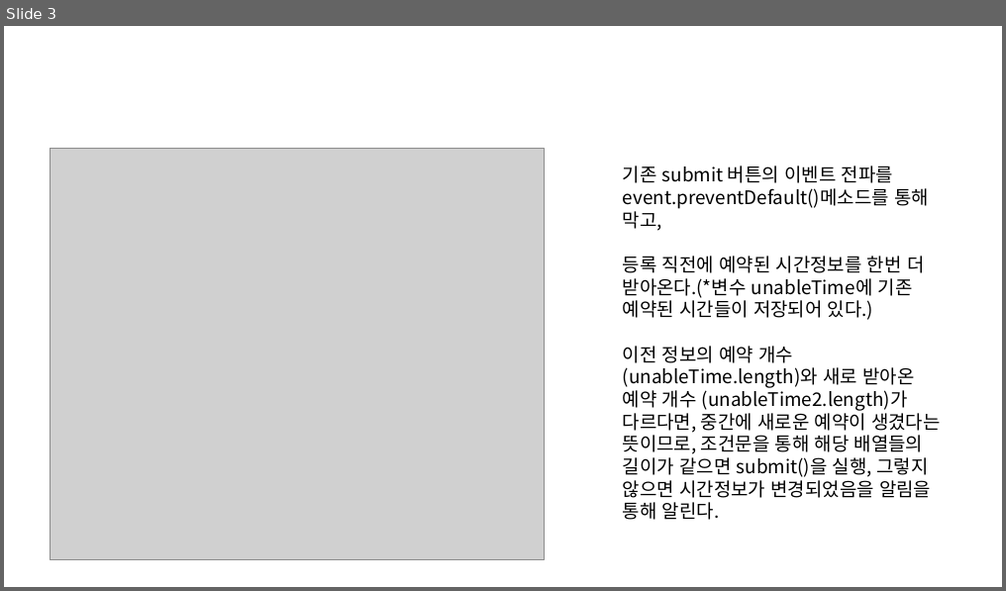
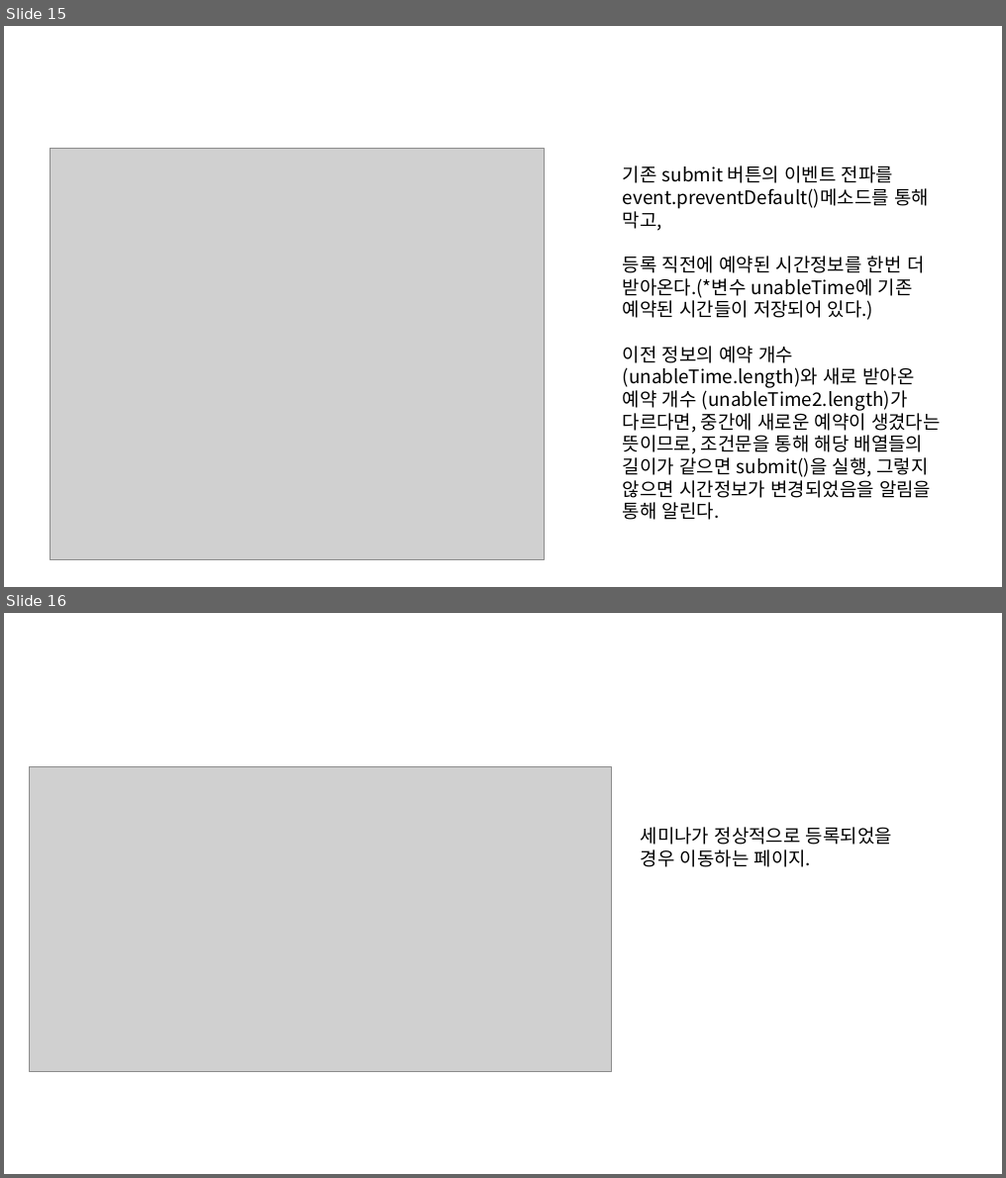
Before and after one commit to ezenteam2/e-Zone, a slide deck: 0 발표용 파워포인트/0501 5차발표/0501 project05 - 파워포인트 - 형준.pptx. Shown one above the other, each under a label of ours: slide 3 before the commit, slides 15 and 16 after it. The pictures are 1006x591 and 1006x1178 pixels, drawn with LibreOffice and Linux fonts; fonts in the diff are those of the drawing; grey boxes stand for pictures. Boxes give left, top, right and bottom in pixels: in the first picture for what was removed or moved away, otherwise in the second. Text is boxed around its words. In the diff, an @@ line names an element or a change of style, - is before the commit and + after.

```diff
--- a/0 발표용 파워포인트/0501 5차발표/0501 project05 - 파워포인트 - 형준.pptx
+++ b/0 발표용 파워포인트/0501 5차발표/0501 project05 - 파워포인트 - 형준.pptx
@@ slide 16 added at [4,613,1002,1174], background #FFFFFF @@
@@ picture added at [30,767,611,1072] @@
@@ text added at [641,827,892,867], 18 pt, text #000000 @@
+세미나가 정상적으로 등록되었을 경우 이동하는 페이지.
@@ what was slide 3 is now slide 15 @@
```
Also in this commit, not shown: 31 other slides added.
